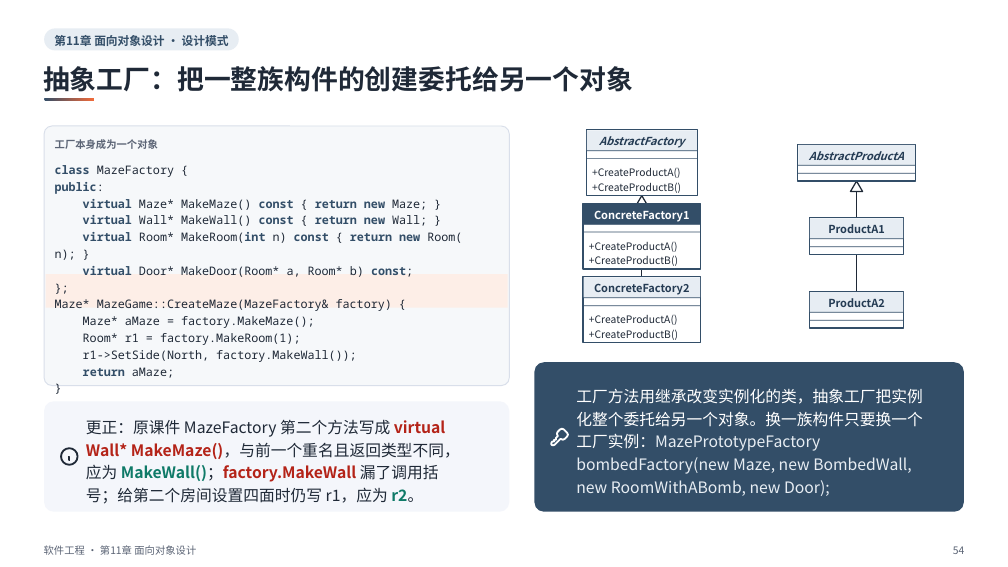
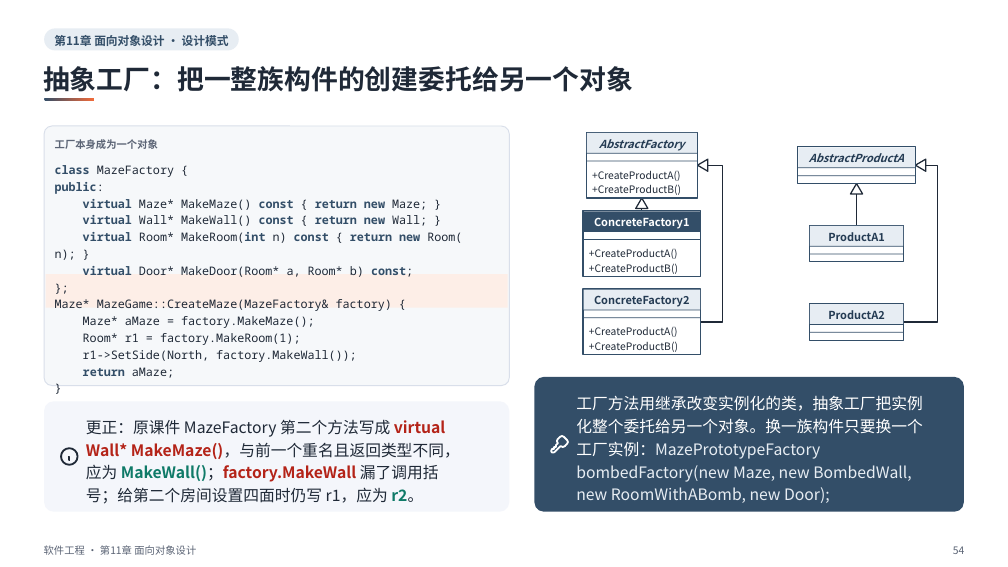
Before and after one commit to sweetcornna/JLU-remake, a slide deck: slide 54 of 大三上/软件工程/重制版PPT/第11章 面向对象设计（重制版）.pptx. Drawn at 1008x567 pixels with LibreOffice and Linux fonts; fonts in the diff are those of the drawing. Boxes give left, top, right and bottom in pixels: in the first picture for what was removed or moved away, otherwise in the second. Text is boxed around its words. In the diff, an @@ line names an element or a change of style, - is before the commit and + after.

```diff
--- a/大三上/软件工程/重制版PPT/第11章 面向对象设计（重制版）.pptx
+++ b/大三上/软件工程/重制版PPT/第11章 面向对象设计（重制版）.pptx
@@ freeform shape: place and size @@
-freeform shape at box(636, 196, 648, 206)
+freeform shape at box(698, 160, 709, 172)
@@ freeform shape: place and size @@
-freeform shape at box(642, 206, 643, 278)
+freeform shape at box(701, 166, 723, 322)
@@ freeform shape: place and size @@
-freeform shape at box(857, 191, 858, 291)
+freeform shape at box(904, 166, 938, 322)
@@ freeform shape: place and size @@
-freeform shape at box(851, 181, 863, 192)
+freeform shape at box(916, 160, 926, 172)
@@ freeform shape added at box(636, 198, 648, 209), fill #FFFFFF, outline #1F2937 1.2 pt @@
@@ 6 rectangles, 3 texts, 2 freeform shapes: place and size @@
-6 rectangles, 3 texts, 2 freeform shapes at box(551, 203, 922, 496)
+6 rectangles, 3 texts, 2 freeform shapes at box(551, 209, 922, 503)
@@ freeform shape added at box(851, 184, 863, 194), fill #FFFFFF, outline #1F2937 1.2 pt @@
@@ freeform shape: place and size @@
-freeform shape at box(857, 191, 858, 218)
+freeform shape at box(857, 194, 858, 225)
@@ 9 rectangles, 3 texts, 1 freeform shape: place and size @@
-9 rectangles, 3 texts, 1 freeform shape at box(563, 203, 904, 435)
+9 rectangles, 3 texts, 1 freeform shape at box(563, 211, 904, 442)
@@ rectangle: place and size @@
-rectangle at box(810, 291, 904, 328)
+rectangle at box(810, 304, 904, 341)
@@ text "ProductA2": place and size @@
-text "ProductA2" at box(828, 298, 885, 307)
+text "ProductA2" at box(828, 310, 885, 319)
@@ rounded rectangle: place and size @@
-rounded rectangle at box(535, 362, 964, 512)
+rounded rectangle at box(535, 377, 964, 512)
@@ rounded rectangle at box(535, 377, 964, 512): proportions changed @@
```
Also in this commit, not shown: 25 other slides changed, 3 other files.
